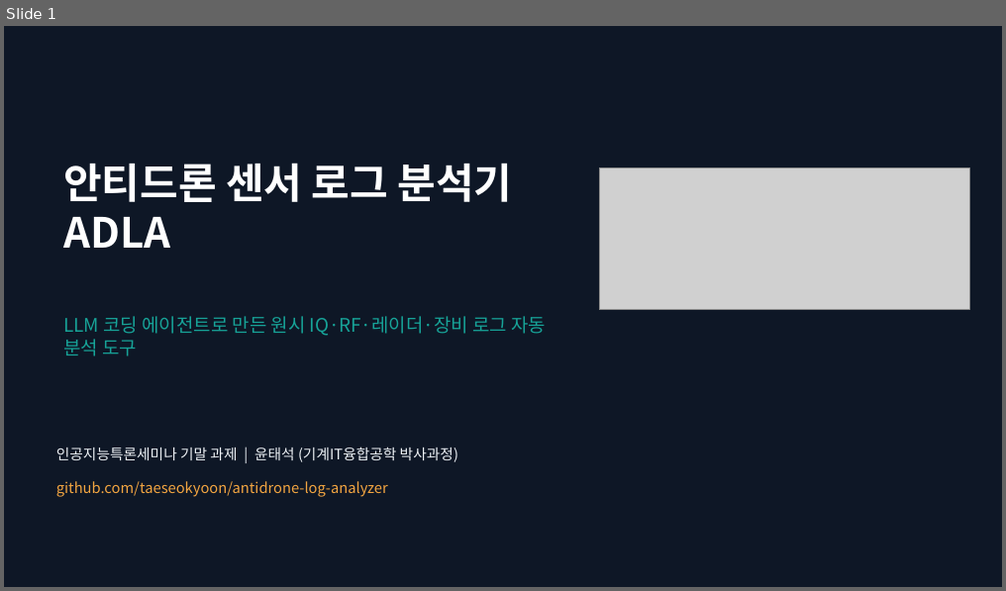
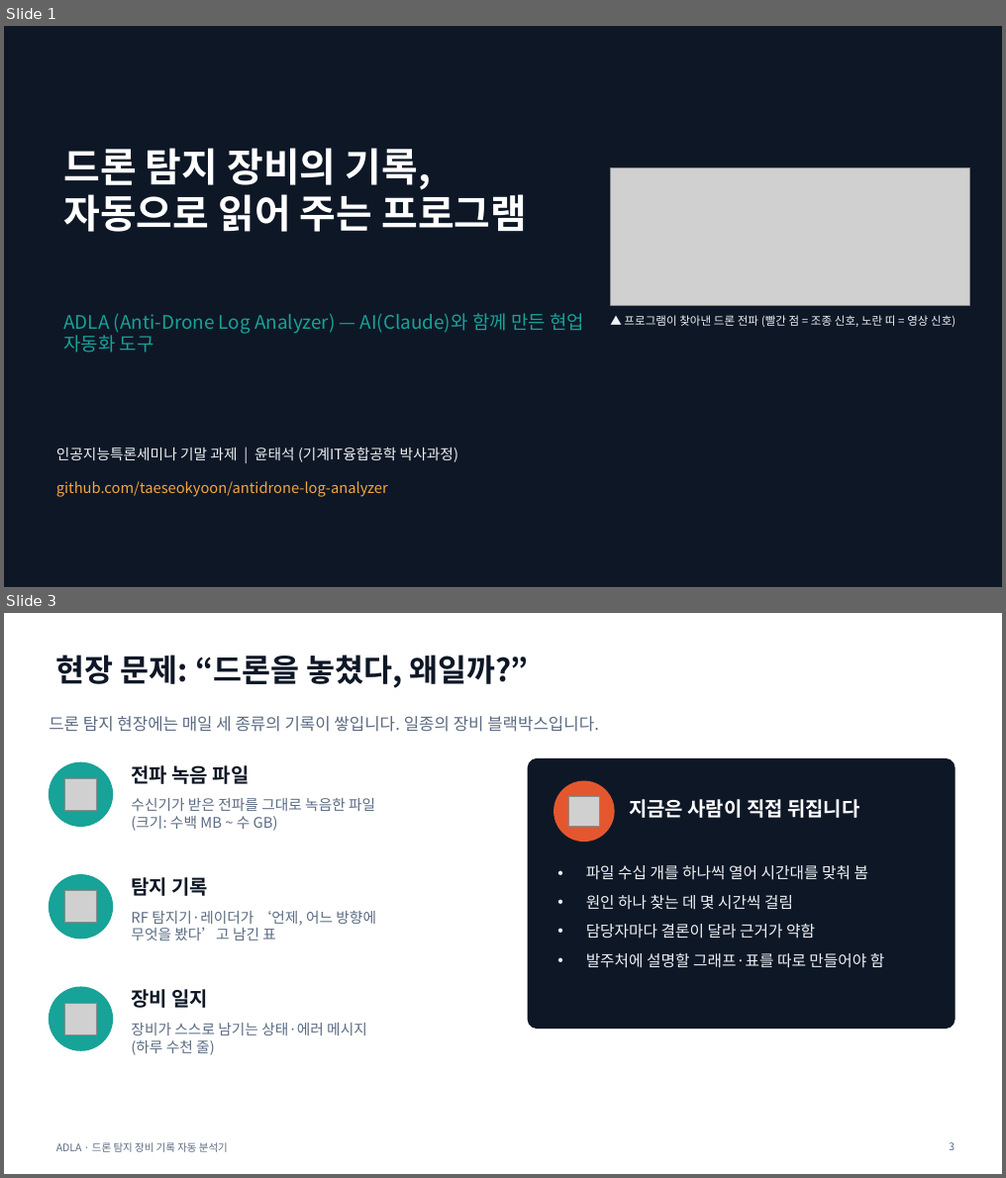
Before and after one commit to taeseokyoon/antidrone-log-analyzer, a slide deck: docs/ADLA_presentation.pptx. Shown one above the other, each under a label of ours: slide 1 before the commit, slides 1 and 3 after it; the slides between them are not shown. The pictures are 1006x591 and 1006x1178 pixels, drawn with LibreOffice and Linux fonts; fonts in the diff are those of the drawing; grey boxes stand for pictures. Boxes give left, top, right and bottom in pixels: in the first picture for what was removed or moved away, otherwise in the second. Text is boxed around its words. In the diff, an @@ line names an element or a change of style, - is before the commit and + after.

```diff
--- a/docs/ADLA_presentation.pptx
+++ b/docs/ADLA_presentation.pptx
@@ slide 3 added at <box>4,613,1002,1174</box>, background #FFFFFF @@
@@ title added at <box>56,655,529,688</box>, 30 pt, text #0E1726, bold @@
+현장 문제: “드론을 놓쳤다, 왜일까?”
@@ text added at <box>49,716,599,732</box>, 16 pt, text #5B6B82 @@
+드론 탐지 현장에는 매일 세 종류의 기록이 쌓입니다. 일종의 장비 블랙박스입니다.
@@ rounded rectangle added at <box>528,759,954,1029</box>, fill #0E1726, outline #0E1726 1 pt @@
@@ ellipse added at <box>49,762,113,827</box>, fill #17A398, outline #17A398 1 pt @@
@@ picture added at <box>64,778,96,810</box> @@
@@ text added at <box>131,765,250,784</box>, 19 pt, text #0E1726, bold @@
+전파 녹음 파일
@@ ellipse added at <box>554,781,614,842</box>, fill #E4572E, outline #E4572E 1 pt @@
@@ text added at <box>131,798,375,831</box>, 14 pt, text #5B6B82 @@
+수신기가 받은 전파를 그대로 녹음한 파일
+(크기: 수백 MB ~ 수 GB)
@@ picture added at <box>569,796,599,827</box> @@
@@ text added at <box>629,799,859,818</box>, 19 pt, text #FFFFFF, bold @@
+지금은 사람이 직접 뒤집니다
@@ ellipse added at <box>49,875,113,939</box>, fill #17A398, outline #17A398 1 pt @@
@@ text added at <box>131,877,209,896</box>, 19 pt, text #0E1726, bold @@
+탐지 기록
@@ text added at <box>586,865,884,968</box>, 15 pt, text #EEF2F6 @@
+• 파일 수십 개를 하나씩 열어 시간대를 맞춰 봄
+• 원인 하나 찾는 데 몇 시간씩 걸림
+• 담당자마다 결론이 달라 근거가 약함
+• 발주처에 설명할 그래프·표를 따로 만들어야 함
@@ picture added at <box>64,891,96,922</box> @@
@@ text added at <box>131,910,376,941</box>, 14 pt, text #5B6B82 @@
+RF 탐지기·레이더가 ‘언제, 어느 방향에
+무엇을 봤다’고 남긴 표
@@ ellipse added at <box>49,987,113,1051</box>, fill #17A398, outline #17A398 1 pt @@
@@ text added at <box>131,989,209,1008</box>, 19 pt, text #0E1726, bold @@
+장비 일지
@@ picture added at <box>64,1003,96,1035</box> @@
@@ text added at <box>131,1023,367,1056</box>, 14 pt, text #5B6B82 @@
+장비가 스스로 남기는 상태·에러 메시지
+(하루 수천 줄)
@@ text added at <box>56,1143,228,1153</box>, 10 pt, text #5B6B82 @@
+ADLA · 드론 탐지 장비 기록 자동 분석기
@@ page number added at <box>948,1143,954,1151</box>, 10 pt, text #5B6B82 @@
+3
@@ slide 1 changed as well @@
@@ title at <box>63,148,527,232</box>: text changed; size 40 to 38 pt @@
-안티드론 센서 로그 분석기
-ADLA
+드론 탐지 장비의 기록,
+자동으로 읽어 주는 프로그램
@@ picture: place and size @@
-picture at <box>599,169,969,310</box>
+picture at <box>611,169,969,305</box>
@@ text at <box>63,313,584,353</box>: text changed @@
-LLM 코딩 에이전트로 만든 원시 IQ·RF·레이더·장비 로그 자동 분석 도구
+ADLA (Anti-Drone Log Analyzer) — AI(Claude)와 함께 만든 현업 자동화 도구
@@ text added at <box>624,315,955,327</box>, 11 pt, text #EEF2F6 @@
+▲ 프로그램이 찾아낸 드론 전파 (빨간 점 = 조종 신호, 노란 띠 = 영상 신호)
```
Also in this commit, not shown: 8 other slides added, 9 slides removed, 2 other files.
